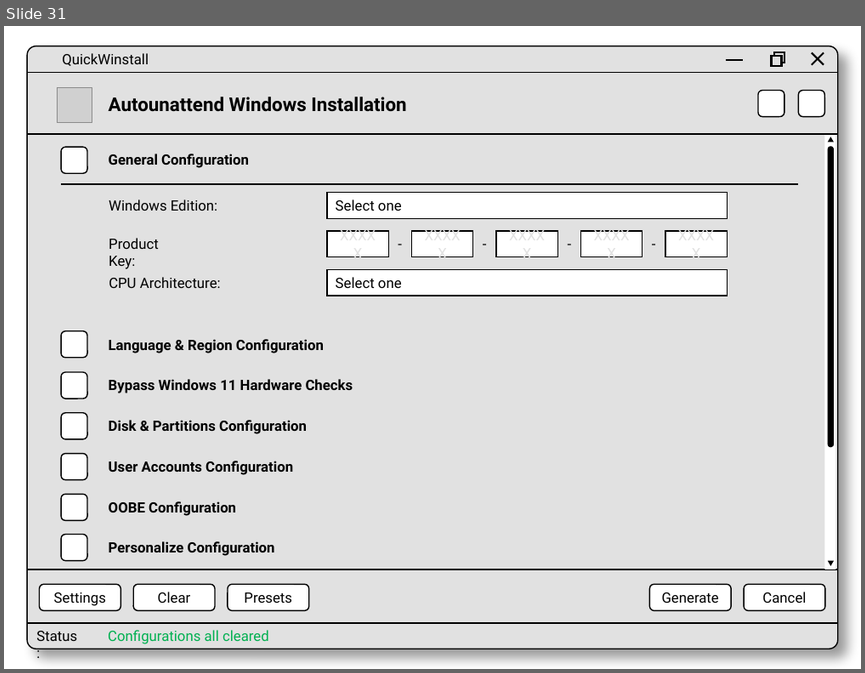
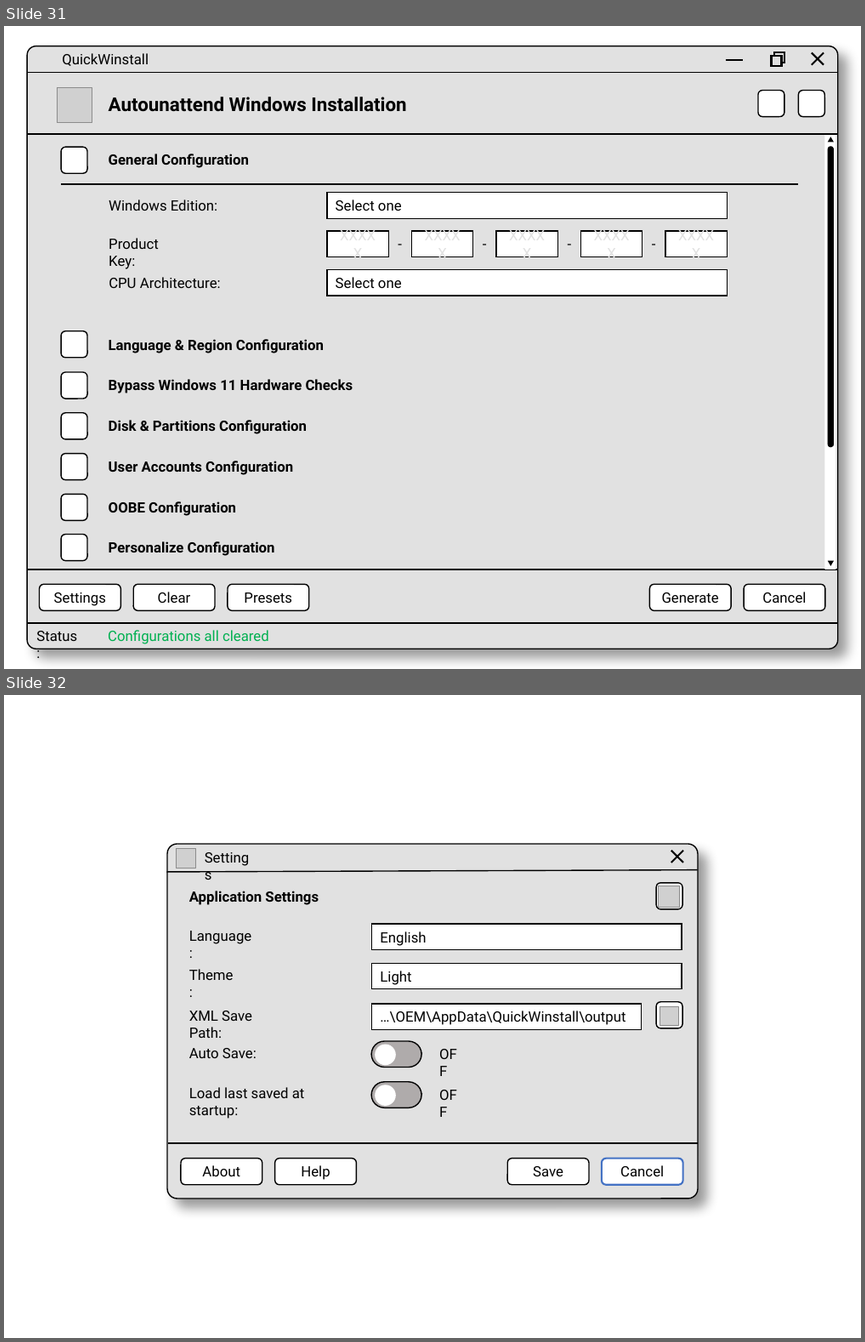
Before and after one commit to 1172005thinh/QuickWinstall, a slide deck: docs/UI-UX.pptx. Shown one above the other, each under a label of ours: slide 31 before the commit, slides 31 and 32 after it. The pictures are 865x673 and 865x1342 pixels, drawn with LibreOffice and Linux fonts; fonts in the diff are those of the drawing; grey boxes stand for pictures; background and template pictures are left out. Boxes give left, top, right and bottom in pixels: in the first picture for what was removed or moved away, otherwise in the second. Text is boxed around its words. In the diff, an @@ line names an element or a change of style, - is before the commit and + after.

Commit message:
v0.2.2 - SettingsForm

```diff
--- a/docs/UI-UX.pptx
+++ b/docs/UI-UX.pptx
@@ slide 32 added at (4,695,861,1338), background #FFFFFF @@
@@ group added at (167,844,697,1199): 9 rounded rectangles, 9 texts, 3 pictures, 3 rectangles, 2 lines, 2 ellipses, 1 cross @@
+Settings
+Language:
+English
+Theme:
+Light
+XML Save Path:
+…\OEM\AppData\QuickWinstall\output
+Save
+Cancel
+About
+Help
+Auto Save:
+Load last saved at startup:
+Application Settings
+OFF
+OFF
```
Also in this commit, not shown: 10 other slides added, 15 other files.
